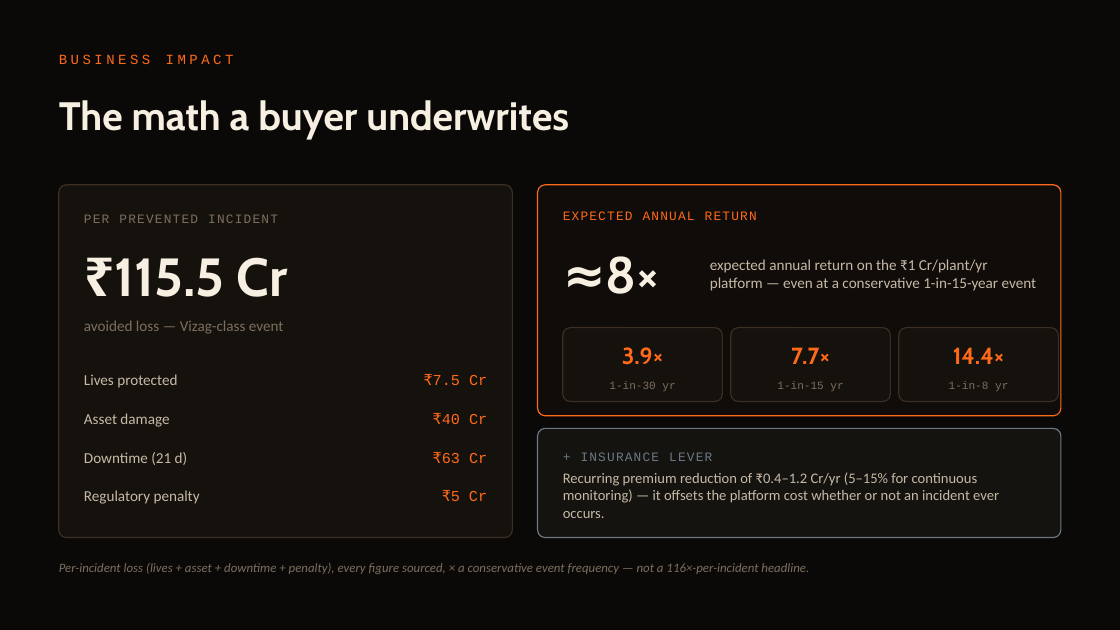
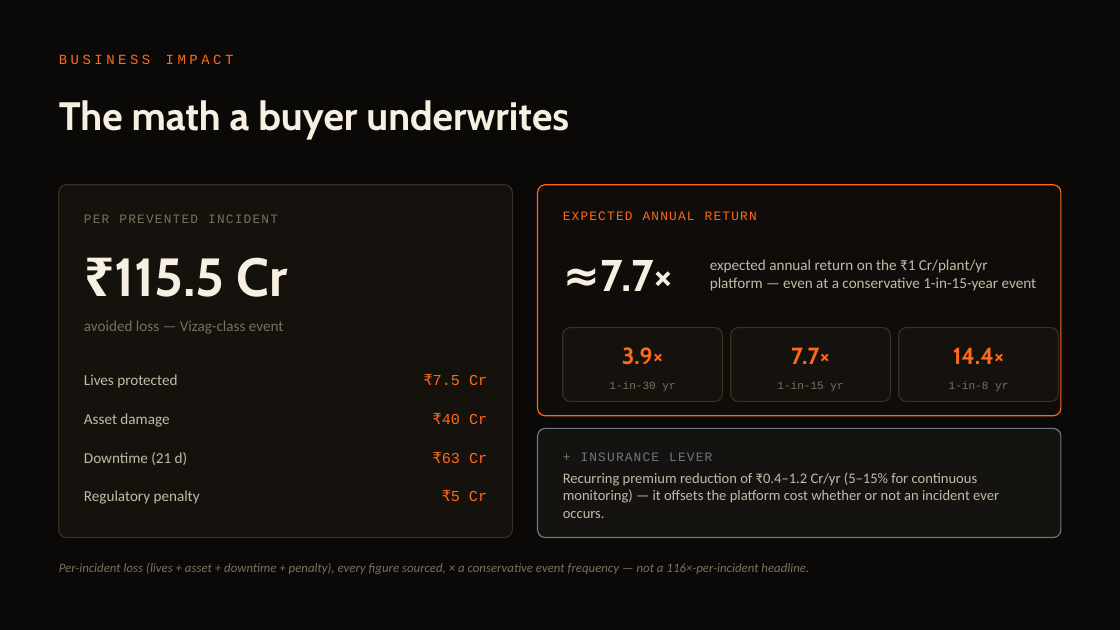
Before and after one commit to SaudSatopay/trinetra, a slide deck: slide 11 of docs/Trinetra_Deck.pptx. Drawn at 1120x630 pixels with LibreOffice and Linux fonts; fonts in the diff are those of the drawing. Boxes give left, top, right and bottom in pixels: in the first picture for what was removed or moved away, otherwise in the second. Text is boxed around its words. In the diff, an @@ line names an element or a change of style, - is before the commit and + after.

```diff
--- a/docs/Trinetra_Deck.pptx
+++ b/docs/Trinetra_Deck.pptx
@@ text at bbox=[600, 260, 674, 291]: text changed; size 44 to 38 pt @@
-≈8×
+≈7.7×
```
Also in this commit, not shown: 1 other slide changed, 2 other files.
